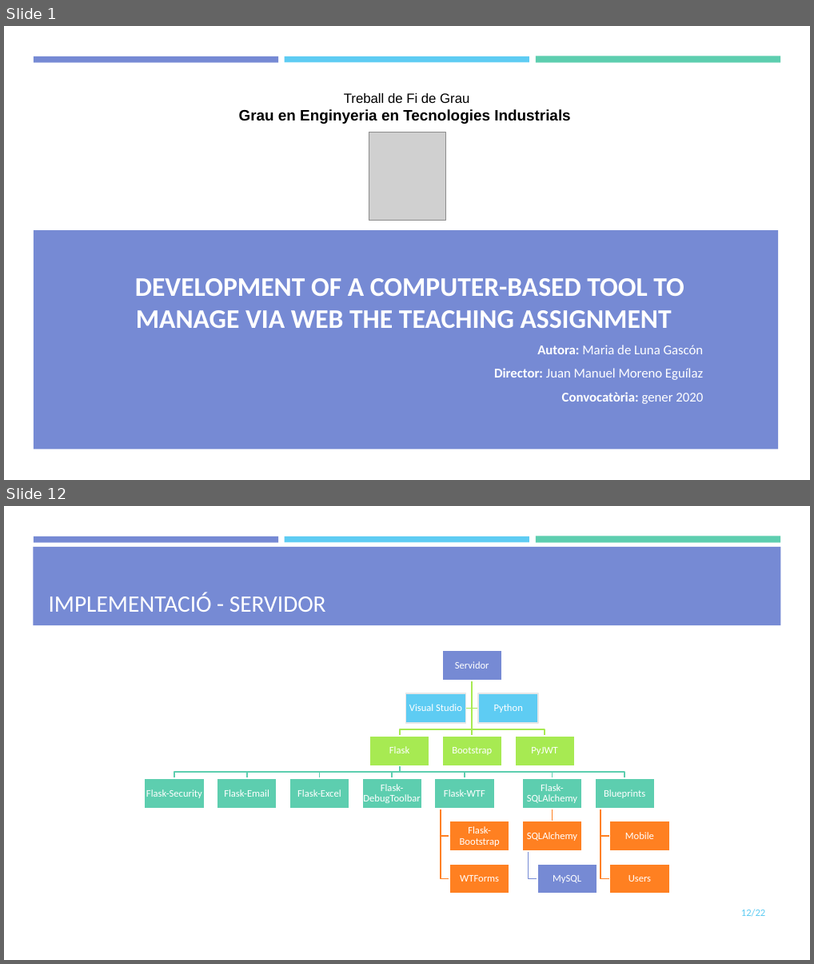
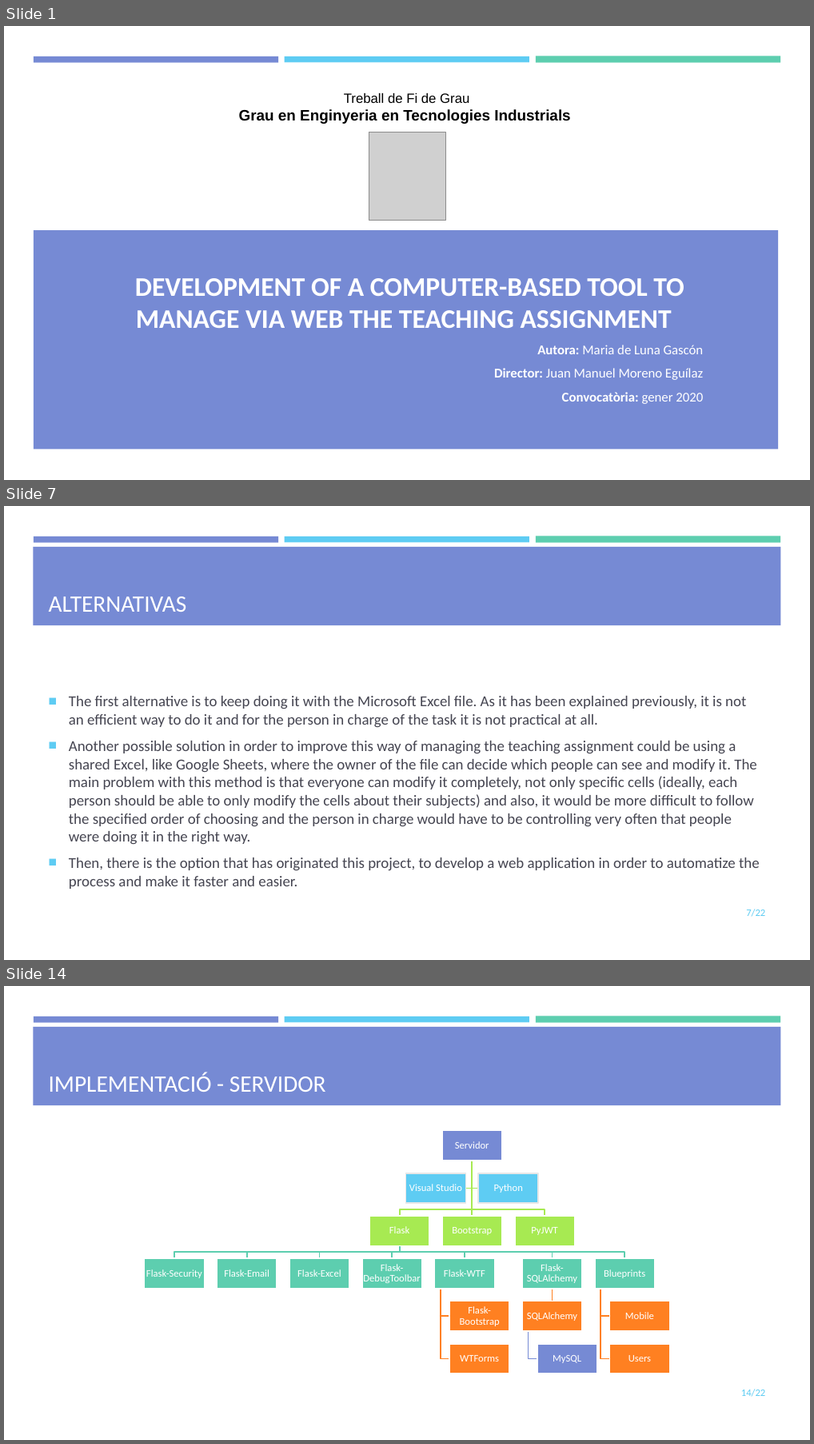
Before and after one commit to mdlunag/tfg, a slide deck: tfg_presentacio.pptx. Shown one above the other, each under a label of ours: slides 1 and 12 before the commit, slides 1, 7 and 14 after it; the slides between them are not shown. The pictures are 814x964 and 814x1444 pixels, drawn with LibreOffice and Linux fonts; fonts in the diff are those of the drawing; grey boxes stand for pictures. Boxes give left, top, right and bottom in pixels: in the first picture for what was removed or moved away, otherwise in the second. Text is boxed around its words. In the diff, an @@ line names an element or a change of style, - is before the commit and + after.

```diff
--- a/tfg_presentacio.pptx
+++ b/tfg_presentacio.pptx
@@ slide 7 added at bbox=[4, 506, 810, 960], background #FFFFFF; not listed: 4 template elements that a slide beside it also shows @@
@@ title added at bbox=[49, 596, 187, 612], 28 pt, text #FFFFFF @@
+ALTERNATIVAS
@@ text added at bbox=[69, 696, 760, 888], 18 pt, text #454551 @@
+■ The first alternative is to keep doing it with the Microsoft Excel file. As it has been explained previously, it is not an efficient way to do it and for the person in charge of the task it is not practical at all.
+■ Another possible solution in order to improve this way of managing the teaching assignment could be using a shared Excel, like Google Sheets, where the owner of the file can decide which people can see and modify it. The main problem with this method is that everyone can modify it completely, not only specific cells (ideally, each person should be able to only modify the cells about their subjects) and also, it would be more difficult to follow the specified order of choosing and the person in charge would have to be controlling very often that people were doing it in the right way.
+■ Then, there is the option that has originated this project, to develop a web application in order to automatize the process and make it faster and easier.
@@ page number added at bbox=[746, 908, 766, 916], 12 pt, text #5ECCF3 @@
+7/22
@@ what was slide 12 is now slide 14 @@
@@ page number at bbox=[742, 1388, 766, 1396]: text changed @@
-12/22
+14/22
```
Also in this commit, not shown: 4 slides changed, 8 other slides added, 7 slides removed, 2 other files.
